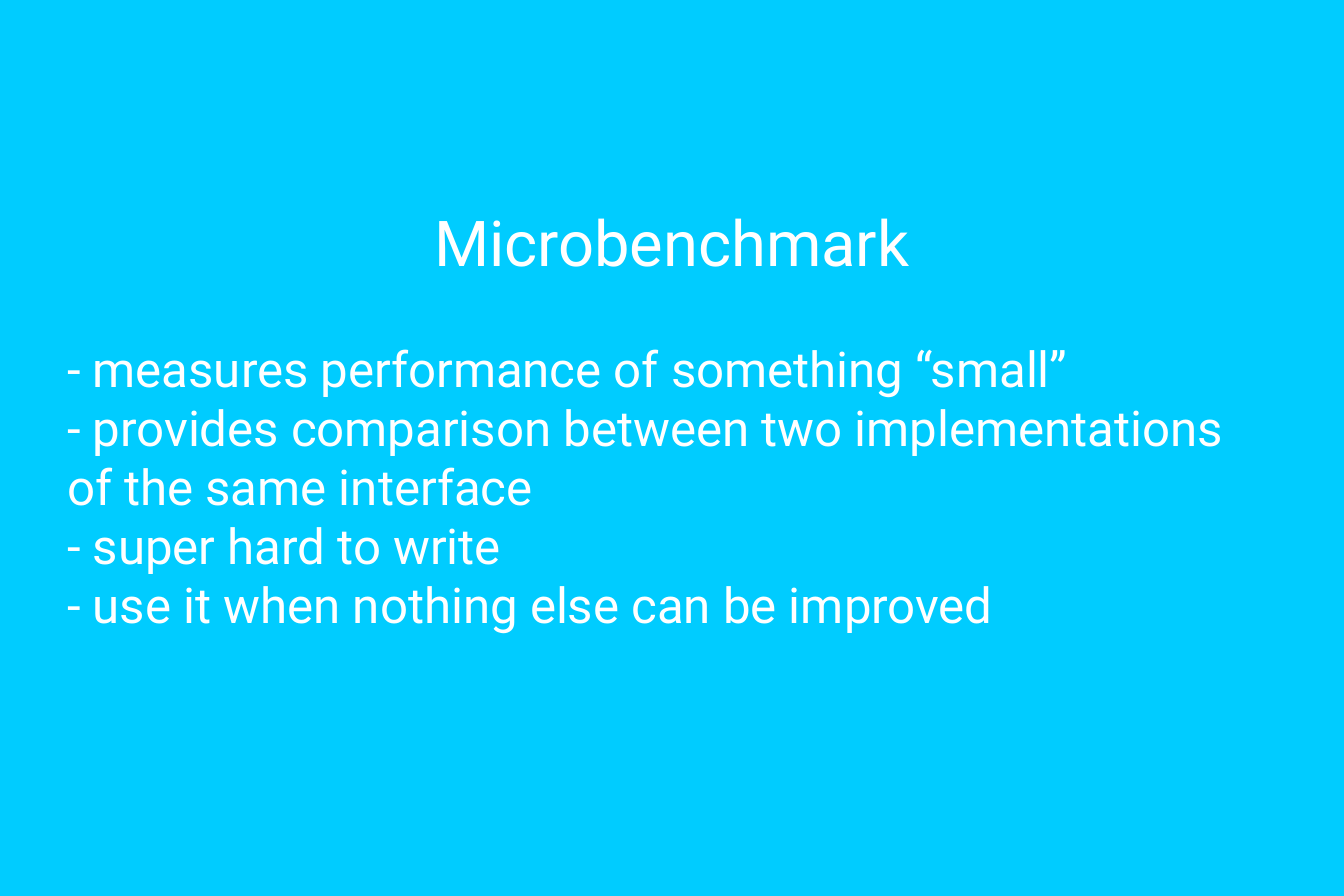
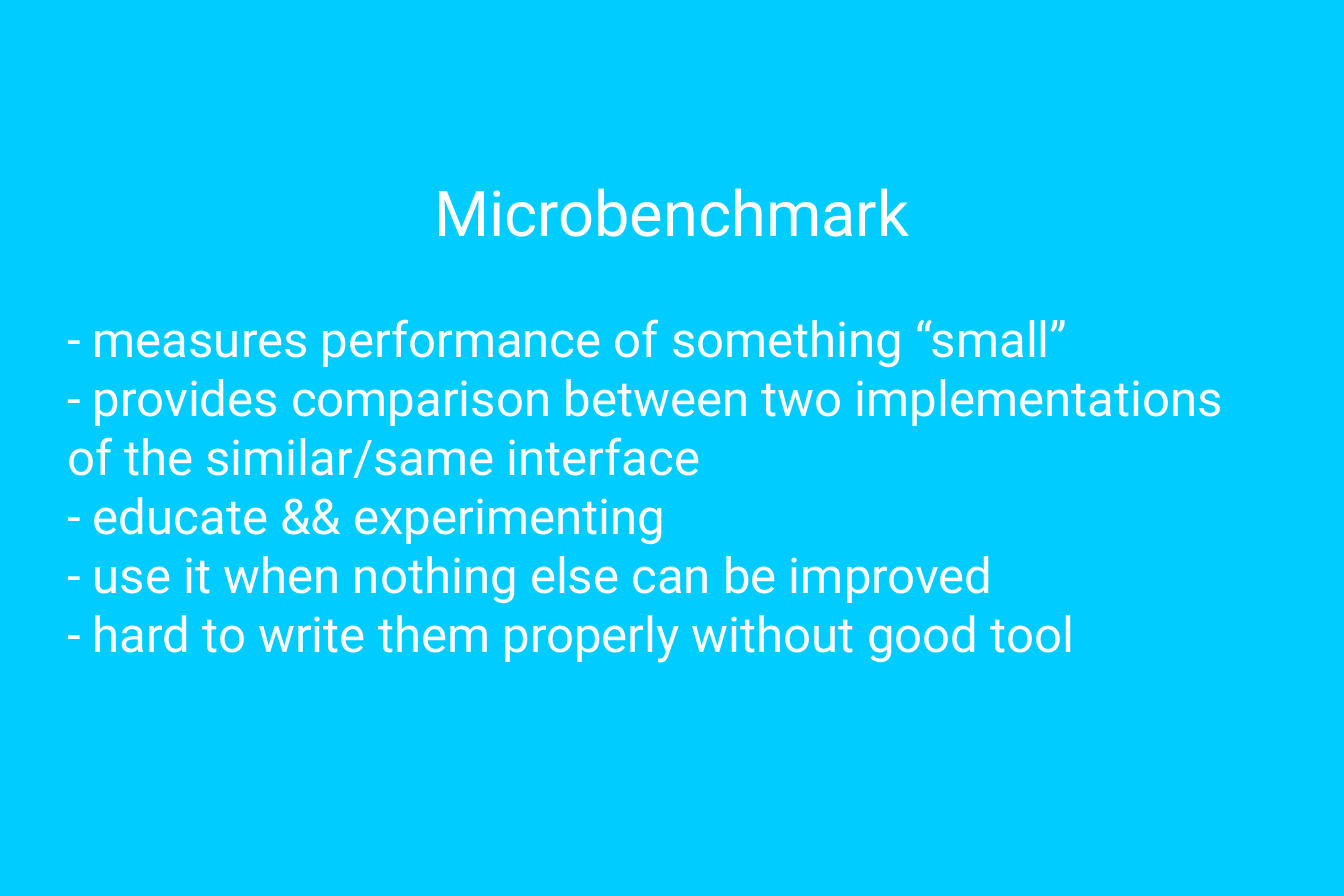
Before and after one commit to mateuszwinnicki/talks, a slide deck: slide 3 of MicrobenchmarksJMH/JMH.odp. Drawn at 1344x896 pixels with LibreOffice and Linux fonts; fonts in the diff are those of the drawing. Boxes give left, top, right and bottom in pixels: in the first picture for what was removed or moved away, otherwise in the second. Text is boxed around its words. In the diff, an @@ line names an element or a change of style, - is before the commit and + after.

```diff
--- a/MicrobenchmarksJMH/JMH.odp
+++ b/MicrobenchmarksJMH/JMH.odp
@@ text at box(67, 379, 1223, 545): text changed @@
-- provides comparison between two implementations of the same interface
-- super hard to write
+- provides comparison between two implementations of the similar/same interface
+- educate && experimenting
@@ text at box(93, 615, 1075, 663): paragraph added @@
+- hard to write them properly without good tool
```
Also in this commit, not shown: 1 other slide changed, 6 slides added, 2 slides removed, 5 other files.
